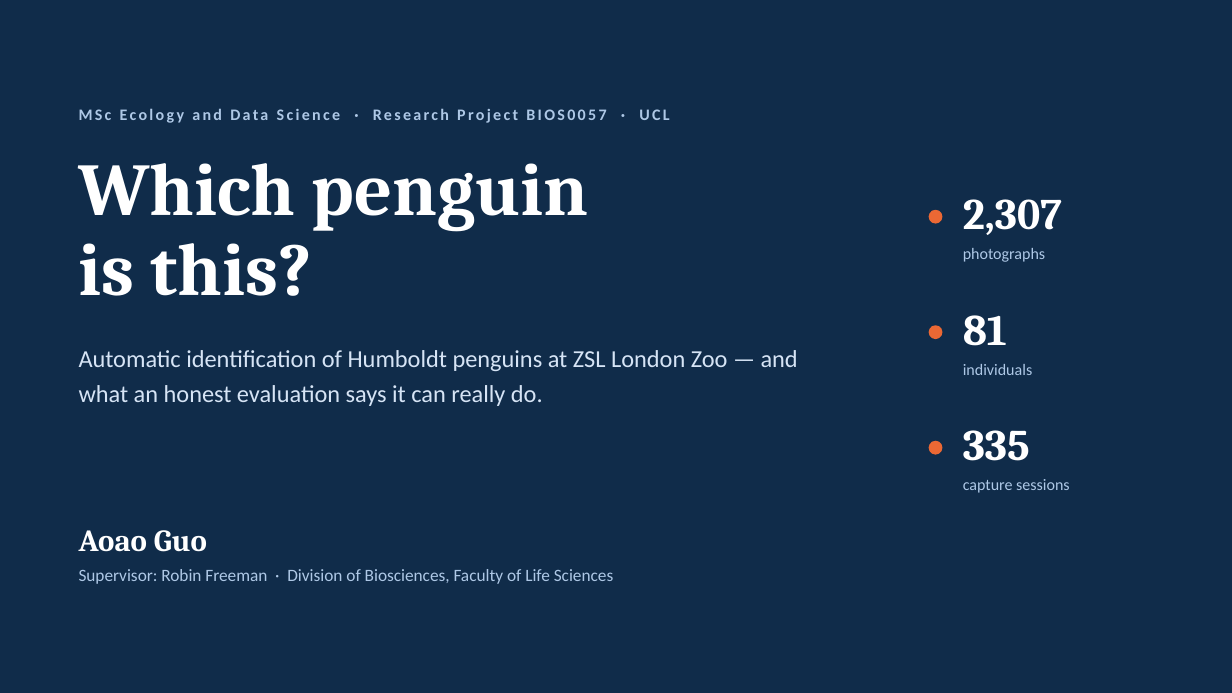
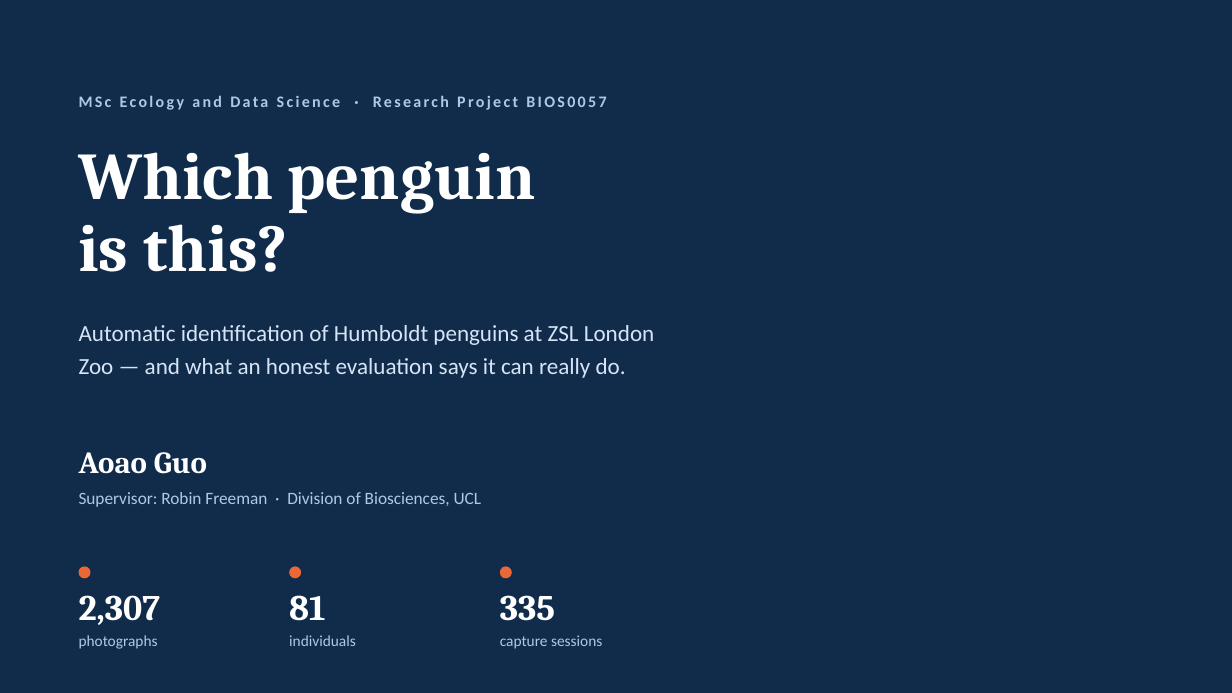
Before and after one commit to aoaoguo2003/pgs, a slide deck: slide 1 of presentation/ucl_final_presentation.pptx. Drawn at 1232x693 pixels with LibreOffice and Linux fonts; fonts in the diff are those of the drawing; background and template pictures are left out. Boxes give left, top, right and bottom in pixels: in the first picture for what was removed or moved away, otherwise in the second. Text is boxed around its words. In the diff, an @@ line names an element or a change of style, - is before the commit and + after.

```diff
--- a/presentation/ucl_final_presentation.pptx
+++ b/presentation/ucl_final_presentation.pptx
@@ text at bbox=[79, 95, 606, 110]: text changed @@
-MSc Ecology and Data Science · Research Project BIOS0057 · UCL
+MSc Ecology and Data Science · Research Project BIOS0057
@@ text "Which penguin": place and size @@
-text "Which penguin" at bbox=[79, 163, 589, 296]
+text "Which penguin" at bbox=[79, 152, 536, 272]
@@ text "Which penguin" at bbox=[79, 152, 536, 272]: size 58 to 52 pt; line spacing 62pt to 56pt @@
@@ text "Automatic identification of Humboldt penguins ...": place and size @@
-text "Automatic identification of Humboldt penguins ..." at bbox=[79, 350, 798, 406]
+text "Automatic identification of Humboldt penguins ..." at bbox=[79, 325, 654, 378]
@@ text "Automatic identification of Humboldt penguins ..." at bbox=[79, 325, 654, 378]: size 19 to 18 pt; line spacing 27pt to 26pt @@
@@ text "Aoao Guo": place and size @@
-text "Aoao Guo" at bbox=[79, 530, 207, 552]
+text "Aoao Guo" at bbox=[79, 452, 207, 474]
@@ text at bbox=[79, 492, 482, 507]: text changed @@
-Supervisor: Robin Freeman · Division of Biosciences, Faculty of Life Sciences
+Supervisor: Robin Freeman · Division of Biosciences, UCL
@@ ellipse: place and size @@
-ellipse at bbox=[929, 210, 943, 224]
+ellipse at bbox=[79, 567, 91, 579]
@@ ellipse: place and size @@
-ellipse at bbox=[929, 325, 943, 339]
+ellipse at bbox=[289, 567, 301, 579]
@@ ellipse: place and size @@
-ellipse at bbox=[929, 441, 943, 455]
+ellipse at bbox=[500, 567, 512, 579]
@@ text "2,307": place and size @@
-text "2,307" at bbox=[963, 199, 1062, 235]
+text "2,307" at bbox=[79, 595, 161, 625]
@@ text "81": place and size @@
-text "81" at bbox=[963, 315, 1007, 346]
+text "81" at bbox=[289, 595, 325, 621]
@@ size 34 to 28 pt in 3 elements at bbox=[79, 595, 161, 625], bbox=[289, 595, 325, 621], bbox=[500, 595, 555, 621] @@
@@ text "335": place and size @@
-text "335" at bbox=[963, 430, 1030, 461]
+text "335" at bbox=[500, 595, 555, 621]
@@ text "photographs": place and size @@
-text "photographs" at bbox=[963, 248, 1045, 262]
+text "photographs" at bbox=[79, 635, 158, 649]
@@ text "individuals": place and size @@
-text "individuals" at bbox=[963, 364, 1033, 375]
+text "individuals" at bbox=[289, 635, 356, 646]
@@ size 12.5 to 12 pt in 3 elements at bbox=[79, 635, 158, 649], bbox=[289, 635, 356, 646], bbox=[500, 635, 602, 649] @@
@@ text "capture sessions": place and size @@
-text "capture sessions" at bbox=[963, 479, 1070, 493]
+text "capture sessions" at bbox=[500, 635, 602, 649]
```
Also in this commit, not shown: 2 other slides changed, 6 other files.
